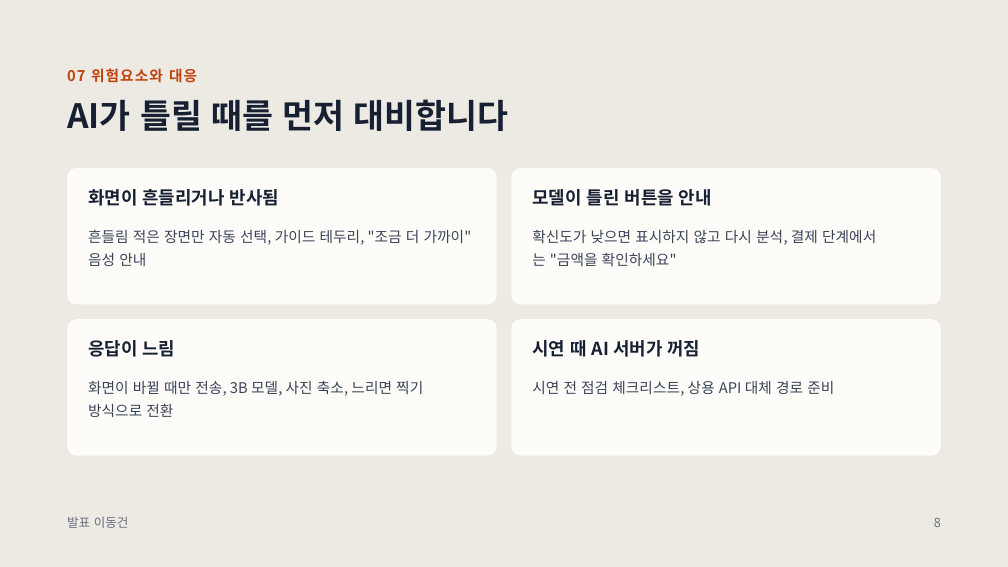
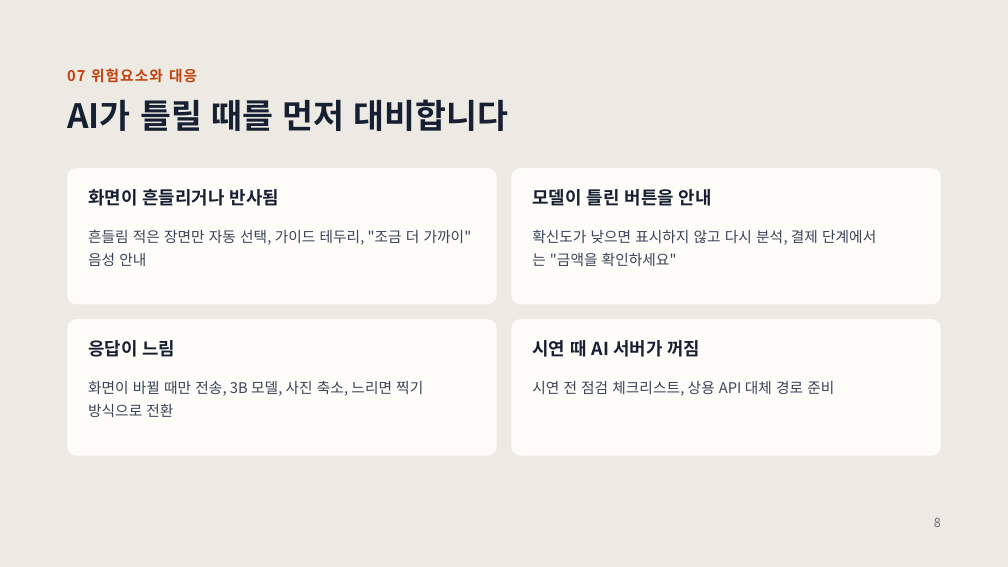
Before and after one commit to TeamProjectAIServiceDevelop/team-project, a slide deck: slide 8 of 자료/발표자료-KIOSSON.pptx. Drawn at 1008x567 pixels with LibreOffice and Linux fonts; fonts in the diff are those of the drawing. Boxes give left, top, right and bottom in pixels: in the first picture for what was removed or moved away, otherwise in the second. Text is boxed around its words. In the diff, an @@ line names an element or a change of style, - is before the commit and + after.

```diff
--- a/자료/발표자료-KIOSSON.pptx
+++ b/자료/발표자료-KIOSSON.pptx
@@ text removed at (67, 517, 129, 528) @@
-발표 이동건
```
Also in this commit, not shown: 7 other slides changed.
